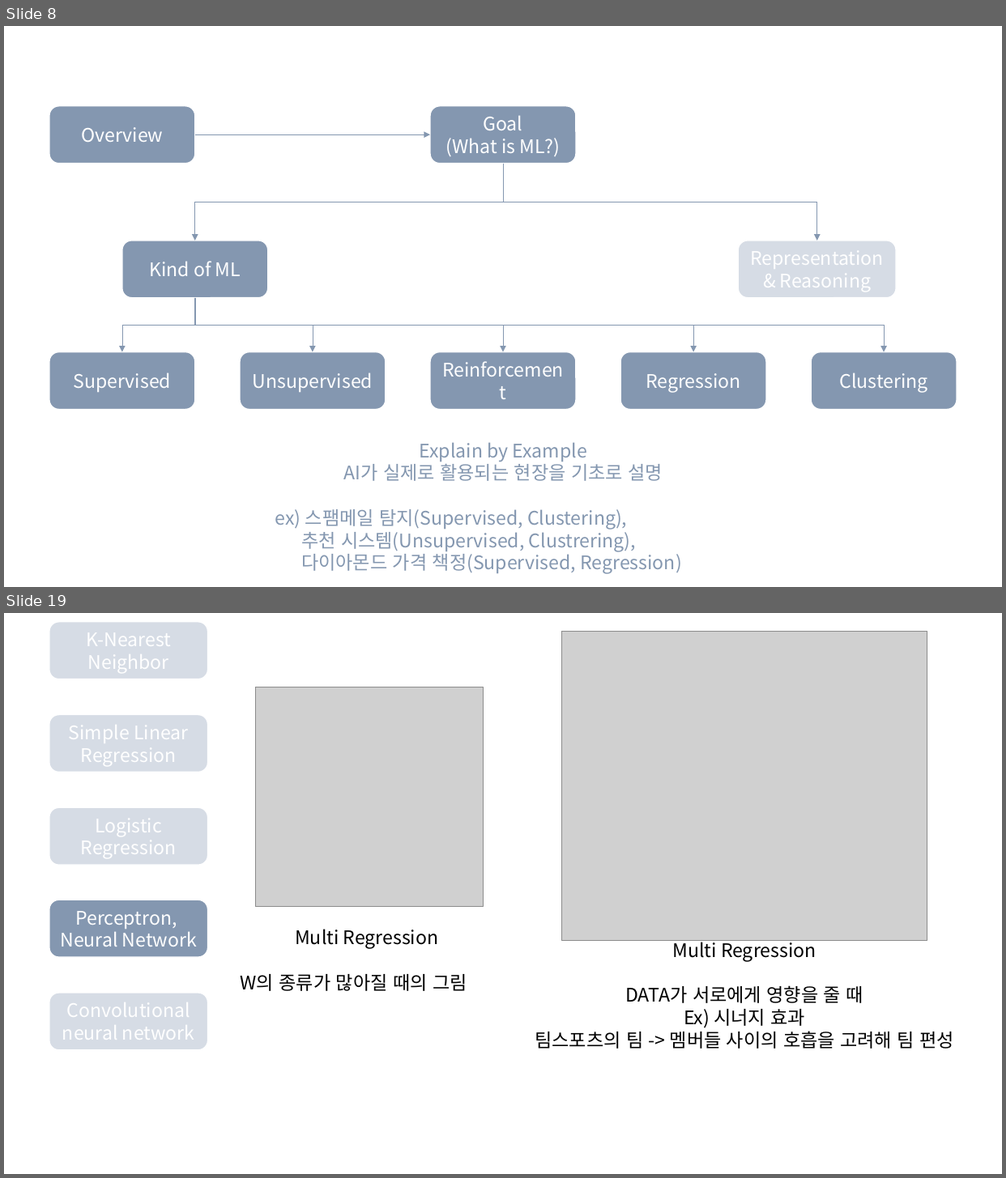
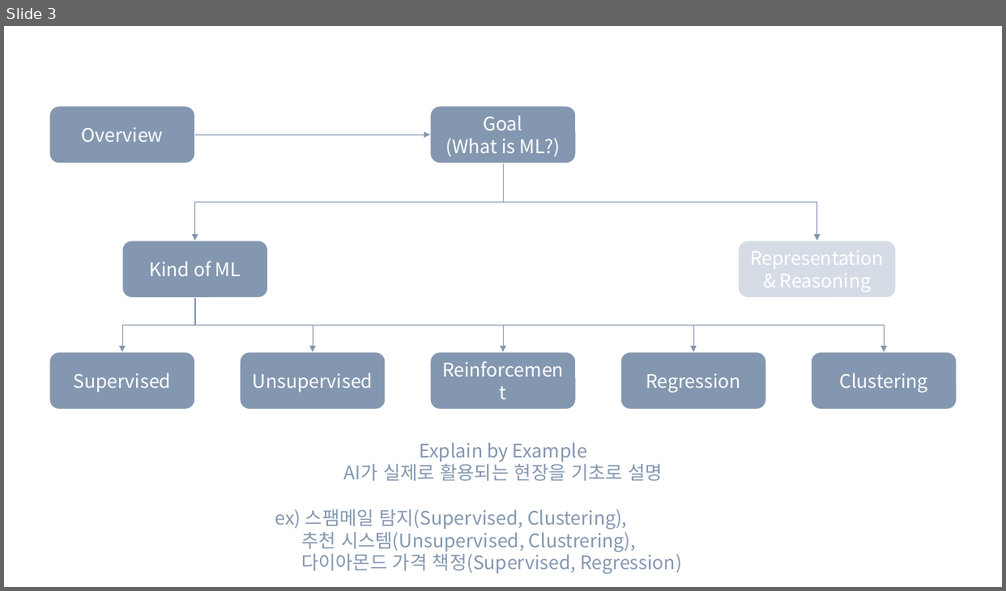
Before and after one commit to Linejin/ai_study, a slide deck: planning/AI seminar.pptx. Shown one above the other, each under a label of ours: slides 8 and 19 before the commit, slide 3 after it; the slides between them are not shown. The pictures are 1006x1178 and 1006x591 pixels, drawn with LibreOffice and Linux fonts; fonts in the diff are those of the drawing; grey boxes stand for pictures. Boxes give left, top, right and bottom in pixels: in the first picture for what was removed or moved away, otherwise in the second. Text is boxed around its words. In the diff, an @@ line names an element or a change of style, - is before the commit and + after.

```diff
--- a/planning/AI seminar.pptx
+++ b/planning/AI seminar.pptx
@@ slide 19 removed at box(4, 613, 1002, 1174), background #FFFFFF @@
@@ rounded rectangle removed at box(49, 622, 208, 679) @@
-K-Nearest Neighbor
@@ picture removed at box(562, 631, 928, 940) @@
@@ picture removed at box(256, 687, 484, 906) @@
@@ rounded rectangle removed at box(49, 715, 208, 773) @@
-Simple Linear Regression
@@ rounded rectangle removed at box(49, 807, 208, 865) @@
-Logistic Regression
@@ rounded rectangle removed at box(49, 900, 208, 957) @@
-Perceptron,
-Neural Network
@@ text removed at box(241, 929, 467, 991) @@
-Multi Regression
-W의 종류가 많아질 때의 그림
@@ text removed at box(535, 938, 954, 1049) @@
-Multi Regression
-DATA가 서로에게 영향을 줄 때
-Ex) 시너지 효과
-팀스포츠의 팀 -> 멤버들 사이의 호흡을 고려해 팀 편성
@@ rounded rectangle removed at box(49, 994, 208, 1051) @@
-Convolutional
-neural network
@@ what was slide 8 is now slide 3 @@
```
Also in this commit, not shown: 15 slides changed, 11 slides added, 5 other slides removed.
